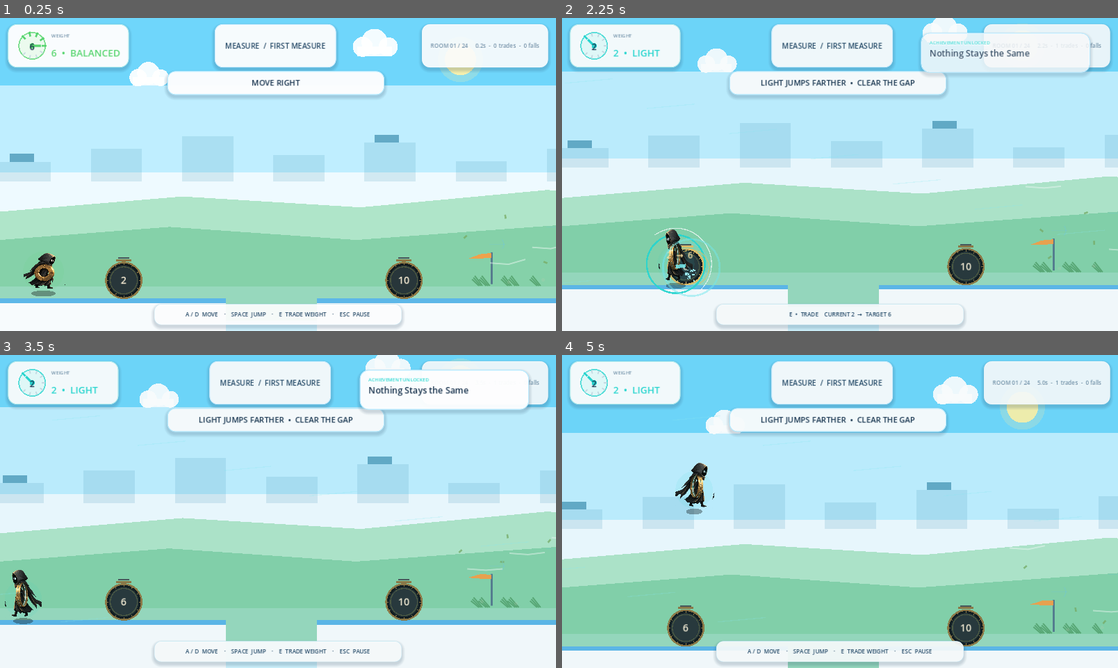
Above: before the commit, frames 1-4 (two rows, left to right).
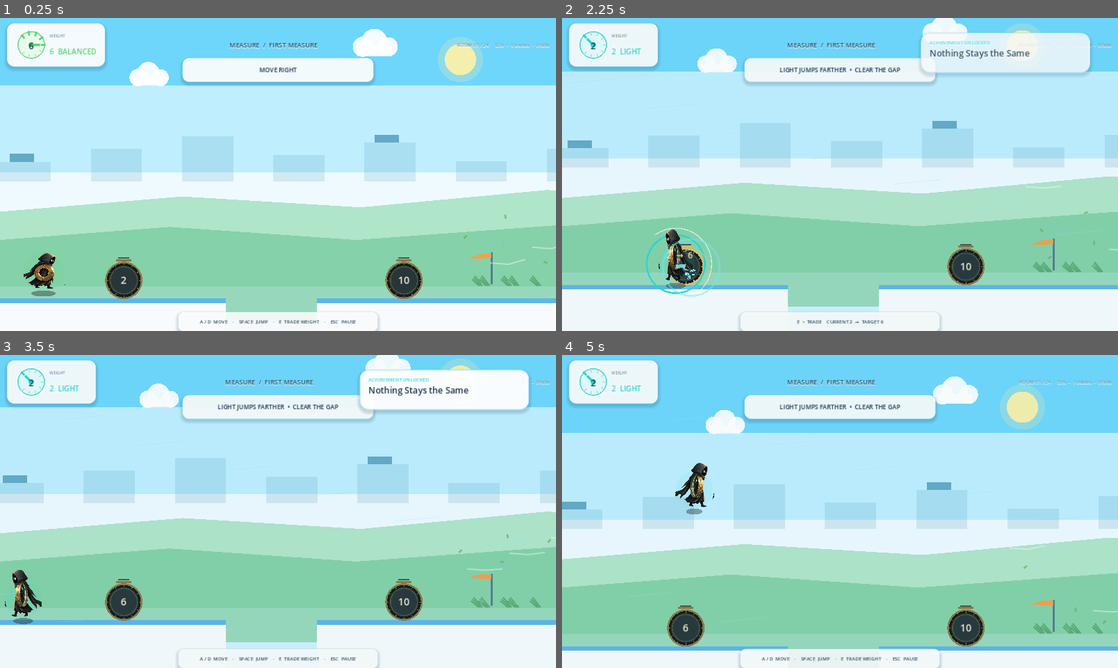
Above: after the commit, the same moments.

Repository: lienowen/how-heavy
Game: Godot game, scene res://scenes/main.tscn
The game is run twice, just before and just after one commit, with the same random seed, the same clock (stepped at 60 frames per second) and the same inputs.
Inputs (mouse positions are in pixels of both pictures, inside the frame that each line leads up to):
- Up to frame 1 (0.25 s): no input
- Up to frame 2 (2.25 s): tap Enter (ui_accept) at 0.5 s; move the mouse to (962, 158) at 0.52 s; hold D (move_right) 0.53-1.25 s; tap E (exchange) at 0.6, 2.1 s; click (962, 158) at 0.67 s; tap Space (jump) at 0.77 s; drag from (728, 190) to (684, 290) at 1.27 s; move the mouse to (895, 105) at 2.02 s; hold A (move_left) from 2.03 s (still down)
- Up to frame 3 (3.5 s): release A (move_left) at 2.75 s; drag from (250, 574) to (405, 602) at 2.77 s
- Up to frame 4 (5 s): move the mouse to (1006, 558) at 3.52 s; hold D (move_right) 3.53-4.25 s; tap E (exchange) at 3.6 s; tap Space (jump) at 3.77 s; drag from (673, 464) to (756, 433) at 4.27 s

The runs differ from the first frame. In frame 1, 12% of the frame differs, in the area x 1-99%, y 1-100%; in frame 2, 9.0%; in frame 3, 9.1%; in frame 4, 12%.

Commit message:
Reduce HUD size and restore gameplay focus

Diff:
--- a/scripts/world_commercial_ui.gd
+++ b/scripts/world_commercial_ui.gd
@@ -13,104 +13,98 @@
 	ui_root.theme = ProductionTheme.build()
 	layer.add_child(ui_root)
 
+	# Keep the HUD light: gameplay should own most of the screen.
 	var top := MarginContainer.new()
 	top.set_anchors_preset(Control.PRESET_TOP_WIDE)
-	top.offset_left = 18
-	top.offset_top = 14
-	top.offset_right = -18
-	top.offset_bottom = 94
+	top.offset_left = 16
+	top.offset_top = 12
+	top.offset_right = -16
+	top.offset_bottom = 68
 	ui_root.add_child(top)
 
 	var top_row := HBoxContainer.new()
-	top_row.add_theme_constant_override("separation", 12)
+	top_row.add_theme_constant_override("separation", 10)
 	top.add_child(top_row)
 
-	# Weight is the primary information in this game, so it gets the strongest card.
 	var weight_card := PanelContainer.new()
-	weight_card.custom_minimum_size = Vector2(255, 76)
-	weight_card.add_theme_stylebox_override("panel", ProductionTheme.panel(Color(1, 1, 1, 0.96), Color("b9eef0"), 2, 20))
+	weight_card.custom_minimum_size = Vector2(205, 54)
+	weight_card.add_theme_stylebox_override("panel", ProductionTheme.panel(Color(1, 1, 1, 0.93), Color("b9e7ef"), 1, 16))
 	top_row.add_child(weight_card)
 	var weight_row := HBoxContainer.new()
-	weight_row.add_theme_constant_override("separation", 8)
+	weight_row.add_theme_constant_override("separation", 6)
 	weight_card.add_child(weight_row)
 	weight_dial = DialType.new()
+	weight_dial.custom_minimum_size = Vector2(48, 48)
 	weight_row.add_child(weight_dial)
 	var weight_copy := VBoxContainer.new()
 	weight_copy.alignment = BoxContainer.ALIGNMENT_CENTER
 	weight_row.add_child(weight_copy)
 	var eyebrow := Label.new()
 	eyebrow.text = "WEIGHT"
-	eyebrow.add_theme_font_size_override("font_size", 11)
+	eyebrow.add_theme_font_size_override("font_size", 9)
 	eyebrow.add_theme_color_override("font_color", ProductionTheme.MUTED)
 	weight_copy.add_child(eyebrow)
 	weight_label = Label.new()
-	weight_label.add_theme_font_size_override("font_size", 22)
-	weight_label.add_theme_color_override("font_color", ProductionTheme.INK)
+	weight_label.add_theme_font_size_override("font_size", 17)
 	weight_copy.add_child(weight_label)
 
 	var spacer := Control.new()
 	spacer.size_flags_horizontal = Control.SIZE_EXPAND_FILL
 	top_row.add_child(spacer)
 
-	var room_card := PanelContainer.new()
-	room_card.custom_minimum_size = Vector2(280, 64)
-	room_card.add_theme_stylebox_override("panel", ProductionTheme.panel(Color(1, 1, 1, 0.94), Color("cfeeff"), 2, 18))
-	top_row.add_child(room_card)
+	# Chapter/room is just a label now, not a giant card.
 	chapter_label = Label.new()
+	chapter_label.custom_minimum_size = Vector2(360, 42)
 	chapter_label.horizontal_alignment = HORIZONTAL_ALIGNMENT_CENTER
 	chapter_label.vertical_alignment = VERTICAL_ALIGNMENT_CENTER
-	chapter_label.add_theme_font_size_override("font_size", 17)
+	chapter_label.add_theme_font_size_override("font_size", 15)
 	chapter_label.add_theme_color_override("font_color", ProductionTheme.INK_2)
-	room_card.add_child(chapter_label)
+	top_row.add_child(chapter_label)
 
 	var spacer_two := Control.new()
 	spacer_two.size_flags_horizontal = Control.SIZE_EXPAND_FILL
 	top_row.add_child(spacer_two)
 
-	var stats_card := PanelContainer.new()
-	stats_card.custom_minimum_size = Vector2(245, 64)
-	stats_card.add_theme_stylebox_override("panel", ProductionTheme.panel(Color(1, 1, 1, 0.90), Color("d9edf6"), 1, 18))
-	top_row.add_child(stats_card)
 	stats_label = Label.new()
-	stats_label.horizontal_alignment = HORIZONTAL_ALIGNMENT_CENTER
+	stats_label.custom_minimum_size = Vector2(245, 42)
+	stats_label.horizontal_alignment = HORIZONTAL_ALIGNMENT_RIGHT
 	stats_label.vertical_alignment = VERTICAL_ALIGNMENT_CENTER
-	stats_label.add_theme_font_size_override("font_size", 13)
+	stats_label.add_theme_font_size_override("font_size", 11)
 	stats_label.add_theme_color_override("font_color", ProductionTheme.MUTED)
-	stats_card.add_child(stats_label)
+	top_row.add_child(stats_label)
 
-	# Context hint stays low and compact so it never fights the playfield.
 	var hint_panel := PanelContainer.new()
 	hint_panel.set_anchors_preset(Control.PRESET_CENTER_BOTTOM)
-	hint_panel.position = Vector2(-285, -62)
-	hint_panel.size = Vector2(570, 44)
-	hint_panel.add_theme_stylebox_override("panel", ProductionTheme.panel(Color(1, 1, 1, 0.92), Color("d3eef8"), 1, 16))
+	hint_panel.position = Vector2(-230, -44)
+	hint_panel.size = Vector2(460, 34)
+	hint_panel.add_theme_stylebox_override("panel", ProductionTheme.panel(Color(1, 1, 1, 0.88), Color("d3eaf1"), 1, 12))
 	ui_root.add_child(hint_panel)
 	hint_label = Label.new()
 	hint_label.horizontal_alignment = HORIZONTAL_ALIGNMENT_CENTER
 	hint_label.vertical_alignment = VERTICAL_ALIGNMENT_CENTER
-	hint_label.add_theme_font_size_override("font_size", 13)
+	hint_label.add_theme_font_size_override("font_size", 11)
 	hint_label.add_theme_color_override("font_color", ProductionTheme.INK_2)
 	hint_label.text = base_hint()
 	hint_panel.add_child(hint_label)
 
 	result_panel = PanelContainer.new()
 	result_panel.set_anchors_preset(Control.PRESET_CENTER)
-	result_panel.position = Vector2(-250, -150)
-	result_panel.size = Vector2(500, 300)
+	result_panel.position = Vector2(-230, -135)
+	result_panel.size = Vector2(460, 270)
 	result_panel.visible = false
-	result_panel.add_theme_stylebox_override("panel", ProductionTheme.panel(Color(1, 1, 1, 0.98), Color("aee6f7"), 3, 24))
+	result_panel.add_theme_stylebox_override("panel", ProductionTheme.panel(Color(1, 1, 1, 0.98), Color("aee6f7"), 2, 22))
 	ui_root.add_child(result_panel)
 	result_label = Label.new()
 	result_label.horizontal_alignment = HORIZONTAL_ALIGNMENT_CENTER
 	result_label.vertical_alignment = VERTICAL_ALIGNMENT_CENTER
-	result_label.add_theme_font_size_override("font_size", 22)
+	result_label.add_theme_font_size_override("font_size", 20)
 	result_label.add_theme_color_override("font_color", ProductionTheme.INK)
 	result_panel.add_child(result_label)
 
 func update_weight(value: int) -> void:
 	var quality := "LIGHT" if value <= 3 else ("HEAVY" if value >= 9 else "BALANCED")
 	if is_instance_valid(weight_label):
-		weight_label.text = "%d  •  %s" % [value, quality]
+		weight_label.text = "%d  %s" % [value, quality]
 		weight_label.add_theme_color_override("font_color", ProductionTheme.CYAN if value <= 3 else (ProductionTheme.ORANGE if value >= 9 else ProductionTheme.GREEN))
 	if is_instance_valid(weight_dial): weight_dial.weight = value
 
@@ -118,8 +112,10 @@
 	super()
 	var panel := tutorial_label.get_parent() as PanelContainer
 	panel.theme = ProductionTheme.build()
-	panel.position = Vector2(385, 122)
-	panel.add_theme_stylebox_override("panel", ProductionTheme.panel(Color(1, 1, 1, 0.96), Color("bcecff"), 2, 18))
+	panel.position = Vector2(420, 92)
+	panel.size = Vector2(440, 44)
+	panel.add_theme_stylebox_override("panel", ProductionTheme.panel(Color(1, 1, 1, 0.92), Color("bcecff"), 1, 14))
+	tutorial_label.add_theme_font_size_override("font_size", 14)
 	tutorial_label.add_theme_color_override("font_color", ProductionTheme.INK)
 	tutorial_label.add_theme_color_override("font_shadow_color", Color(1, 1, 1, 0.0))
 
